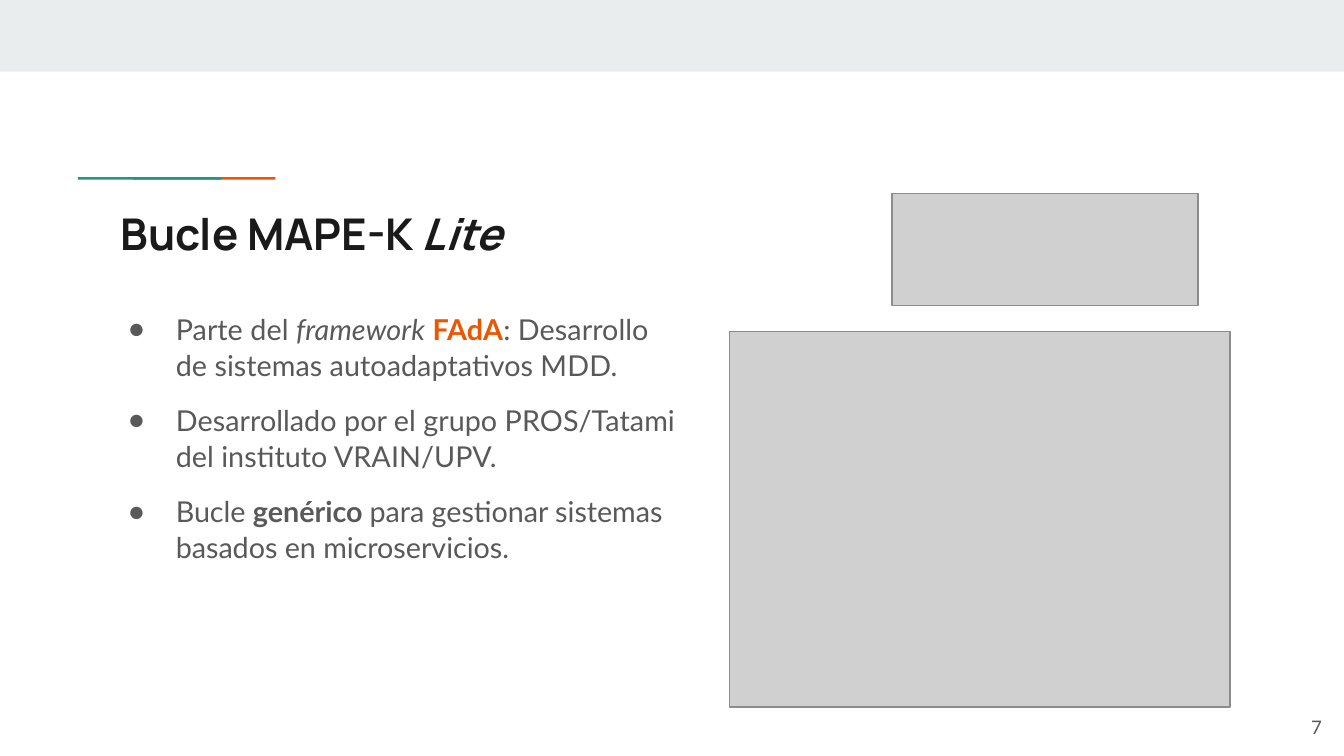
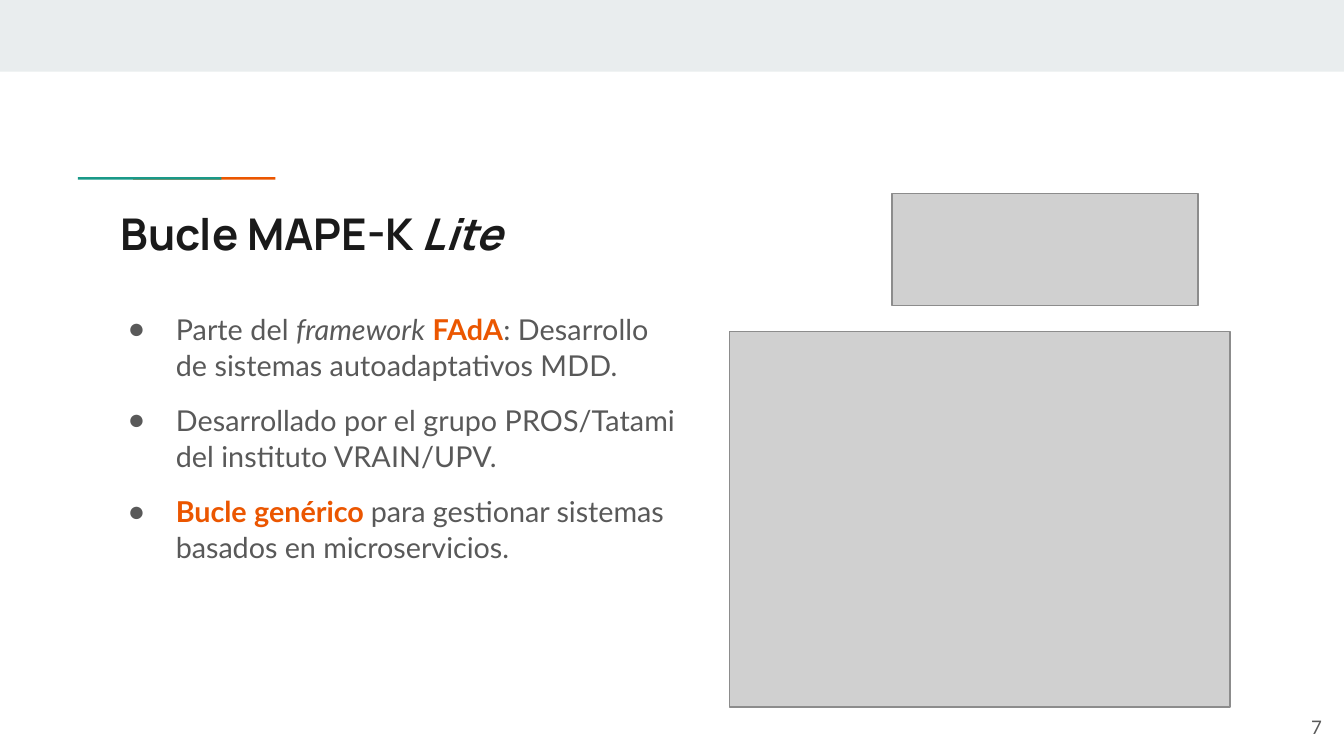
Before and after one commit to Starkie/TFM-DistributedAutoadaptiveSystems, a slide deck: slide 7 of docs/presentation/Adriano Vega - Presentación TFM.pptx. Drawn at 1344x756 pixels with LibreOffice and Linux fonts; fonts in the diff are those of the drawing; grey boxes stand for pictures. Boxes give left, top, right and bottom in pixels: in the first picture for what was removed or moved away, otherwise in the second. Text is boxed around its words. In the diff, an @@ line names an element or a change of style, - is before the commit and + after.

```diff
--- a/docs/presentation/Adriano Vega - Presentación TFM.pptx
+++ b/docs/presentation/Adriano Vega - Presentación TFM.pptx
@@ text at <box>176,500,664,558</box>: text colour #595959 to #EB5600 in "Bucle genérico"; bold on in "Bucle" @@
```
Also in this commit, not shown: 6 other slides changed, 5 slides added, 3 slides removed, 1 other file.
